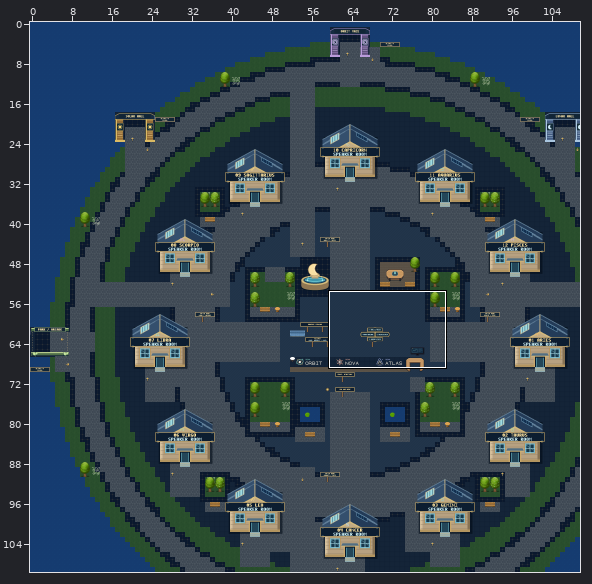
Two states of a Tiled map (JSON), maps/overworld.tmj. The picture above shows the old version from afar; the outline marks the close-up.
Close-up. Before:
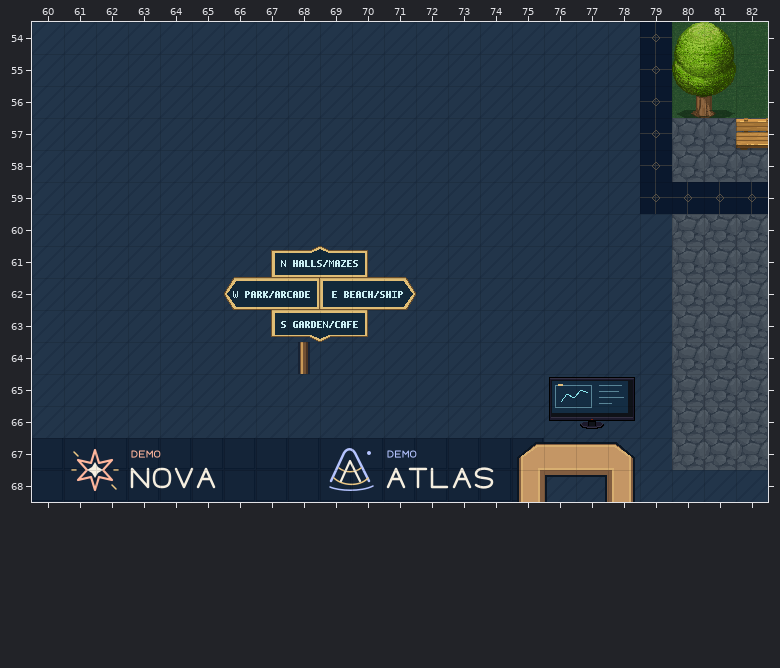
Cells are 32x32 px. Shown: x 60..82, y 54..68.
Once edited:
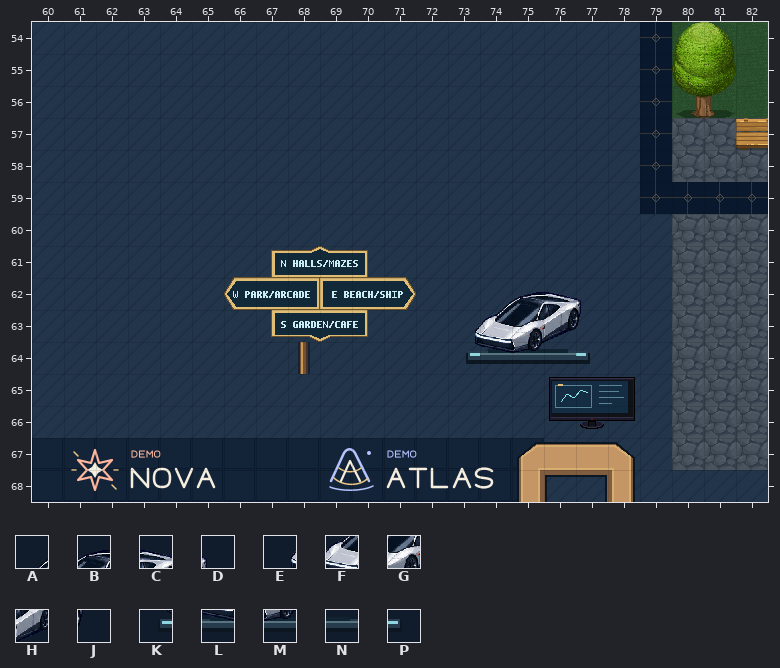
Key: from "roadster": A 219, B 220, C 221, D 222, E 223, F 224, G 225, H 226, J 227, K 228, L 229, M 230, N 231, P 232.
_ is an empty cell.
Tiles of an added or newly shown layer are drawn over the layers below it.
The author wrote: Add stationary native Roadster display at plaza entrance
What changed:
Layer "roadster" (added):
The author put tile A in row 62 at x 74.
The author put tile B in row 62 at x 75.
The author put tile C in row 62 at x 76.
The author put tile D in row 62 at x 77.
The author put tile E in row 63 at x 73.
The author put tile F in row 63 at x 74.
The author put tile G in row 63 at x 75.
The author put tile H in row 63 at x 76.
The author put tile J in row 63 at x 77.
The author put tile K in row 64 at x 73.
The author put tile L in row 64 at x 74.
The author put tile M in row 64 at x 75.
The author put tile N in row 64 at x 76.
The author put tile P in row 64 at x 77.
Where, in picture pixels (left, top, right, bottom), the same in both close-ups:
added: (466, 292, 590, 364)
